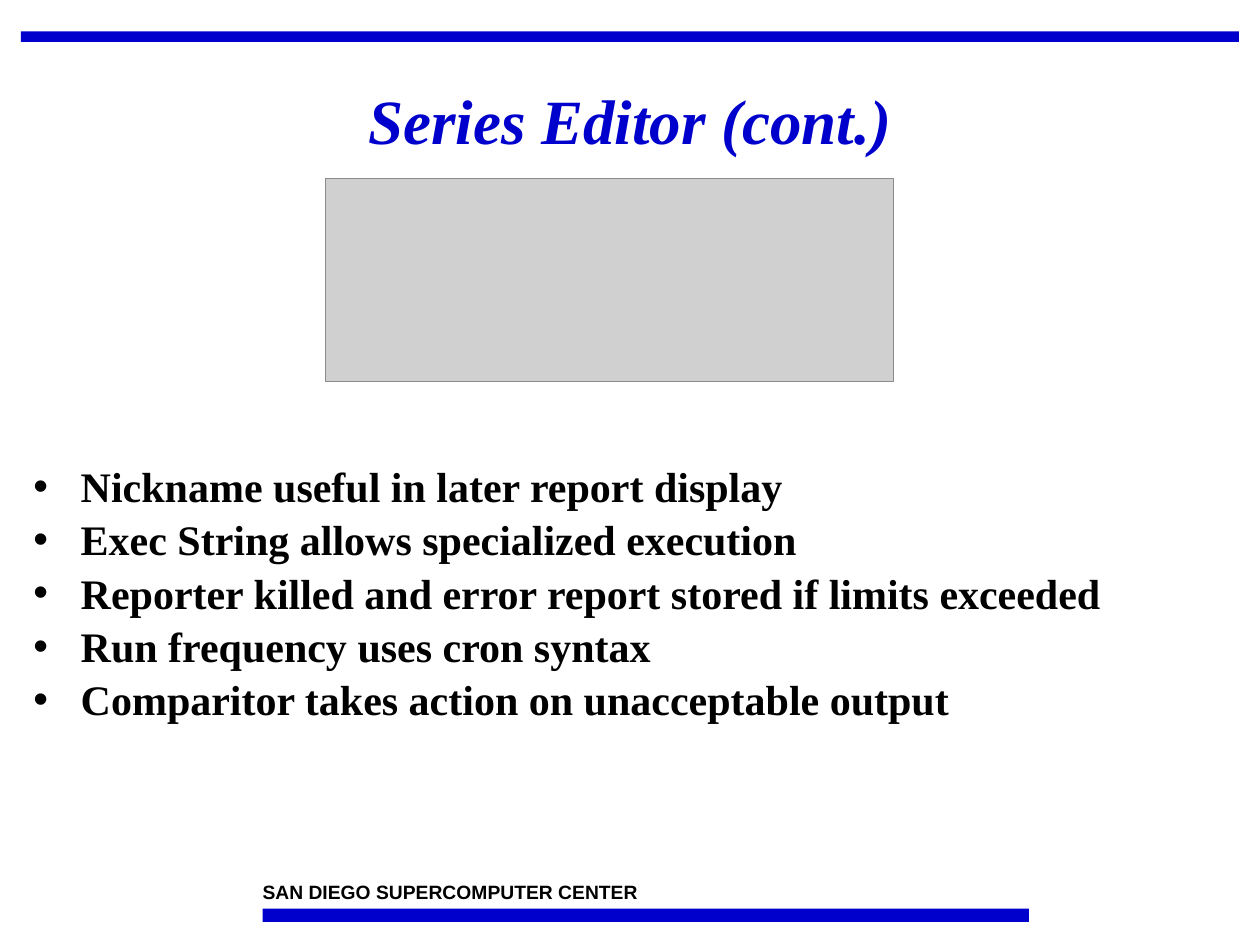
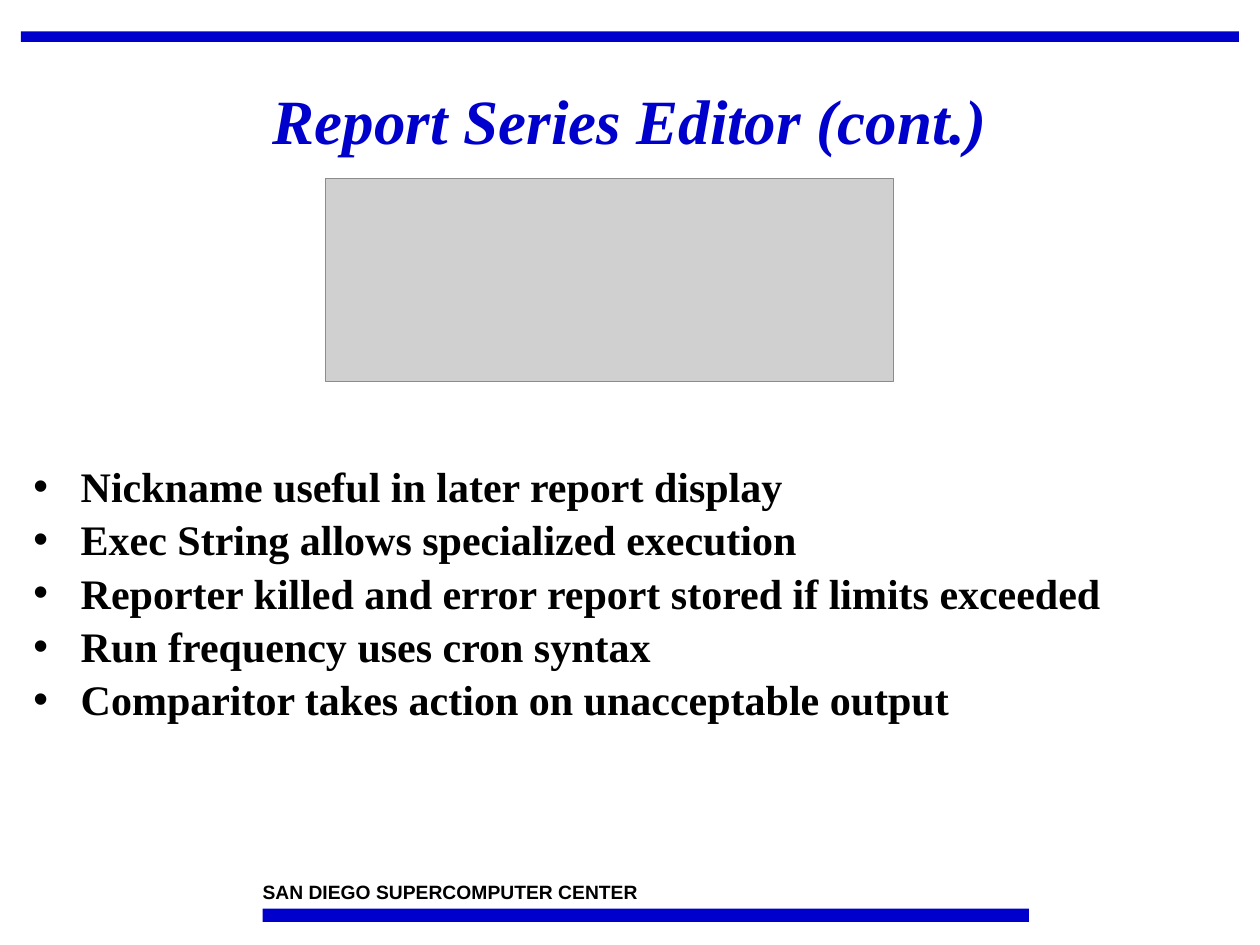
Before and after one commit to IncaProject/inca-xsede, a slide deck: slide 18 of talks/feb-06-workshop/incat.ppt. Drawn at 1260x945 pixels with LibreOffice and Linux fonts; fonts in the diff are those of the drawing; grey boxes stand for pictures; background and template pictures are left out. Boxes give left, top, right and bottom in pixels: in the first picture for what was removed or moved away, otherwise in the second. Text is boxed around its words. In the diff, an @@ line names an element or a change of style, - is before the commit and + after.

```diff
--- a/talks/feb-06-workshop/incat.ppt
+++ b/talks/feb-06-workshop/incat.ppt
@@ title at (273,100,987,156): text changed @@
-Series Editor (cont.)
+Report Series Editor (cont.)
```
Also in this commit, not shown: 6 other slides changed, 1 slide added, 2 other files.
